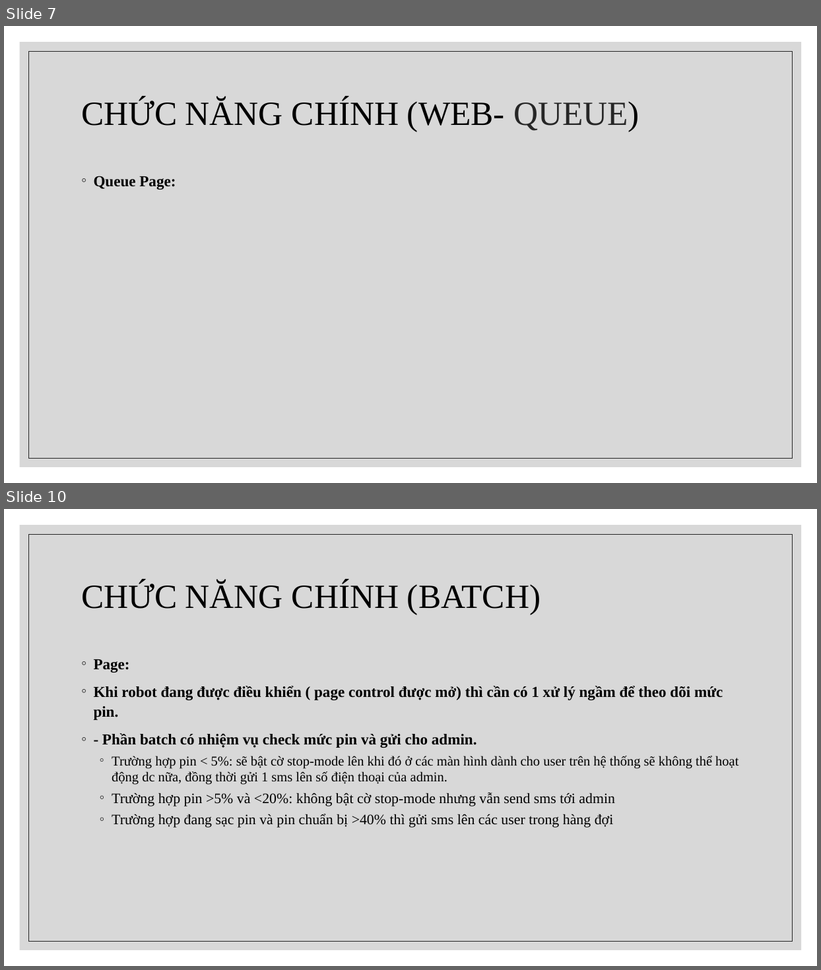
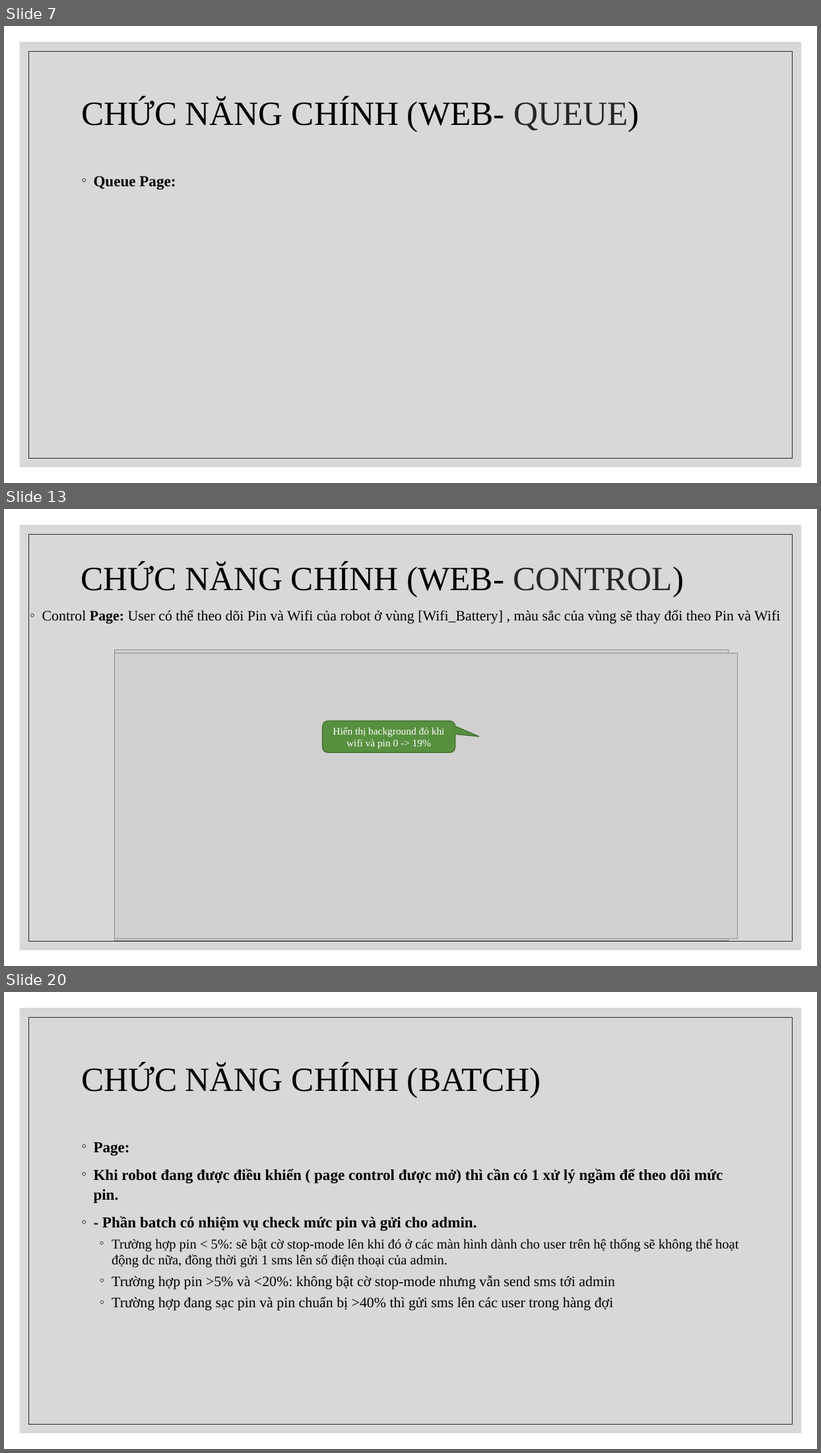
Before and after one commit to chet7h/restart_computer, a slide deck: Restart Computer.pptx. Shown one above the other, each under a label of ours: slides 7 and 10 before the commit, slides 7, 13 and 20 after it; the slides between them are not shown. The pictures are 821x970 and 821x1453 pixels, drawn with LibreOffice and Linux fonts; fonts in the diff are those of the drawing; grey boxes stand for pictures. Boxes give left, top, right and bottom in pixels: in the first picture for what was removed or moved away, otherwise in the second. Text is boxed around its words. In the diff, an @@ line names an element or a change of style, - is before the commit and + after.

```diff
--- a/Restart Computer.pptx
+++ b/Restart Computer.pptx
@@ slide 13 added at bbox=[4, 509, 817, 966], background #FFFFFF; not listed: 2 template elements that a slide beside it also shows @@
@@ title added at bbox=[81, 563, 684, 597], 40 pt, text #000000 @@
+CHỨC NĂNG CHÍNH (WEB- CONTROL)
@@ text added at bbox=[42, 610, 780, 624], 17 pt, text #000000 @@
+◦ Control Page: User có thể theo dõi Pin và Wifi của robot ở vùng [Wifi_Battery] , màu sắc của vùng sẽ thay đổi theo Pin và Wifi
@@ picture added at bbox=[114, 651, 706, 929] @@
@@ picture added at bbox=[114, 651, 729, 941] @@
@@ picture added at bbox=[114, 650, 729, 941] @@
@@ picture added at bbox=[114, 654, 737, 939] @@
@@ rounded speech box added at bbox=[322, 722, 455, 753], fill #57903F, outline #406B2F 1 pt, 12 pt, text #FFFFFF @@
+Hiển thị background đỏ khi wifi và pin 0 -> 19%
@@ what was slide 10 is now slide 20 @@
```
Also in this commit, not shown: 2 slides changed, 9 other slides added.
